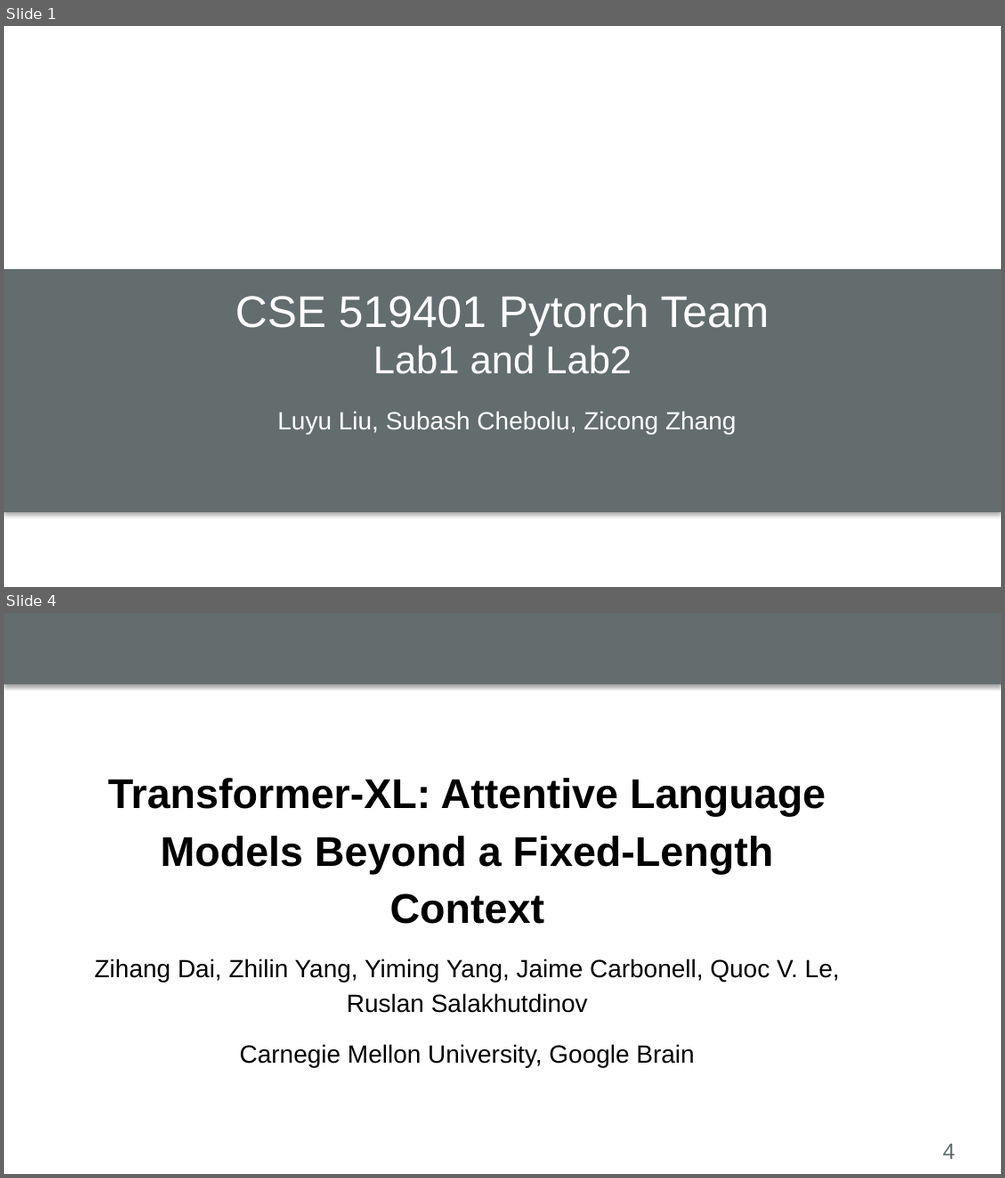
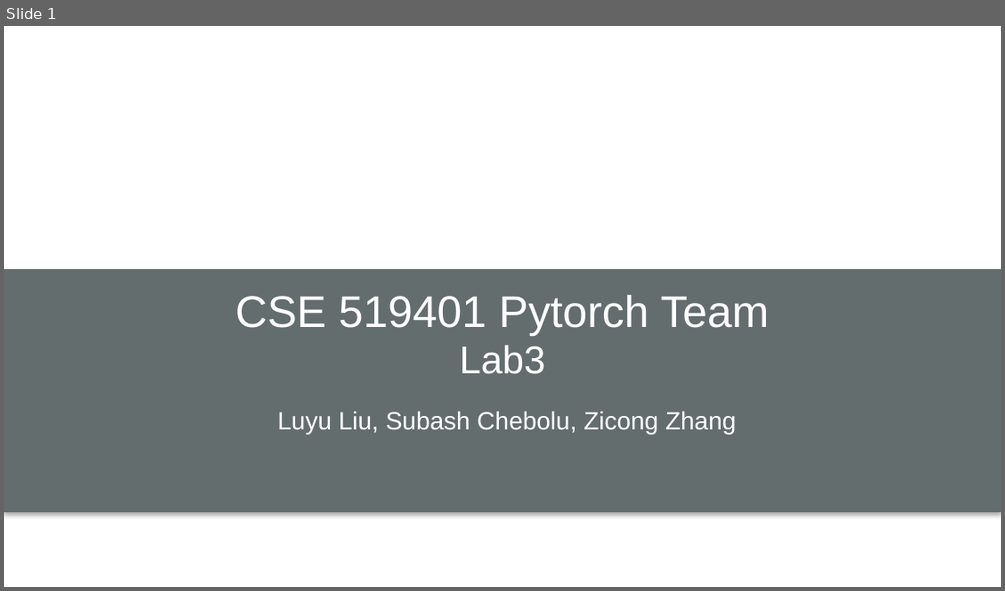
Before and after one commit to luyuliu/CSE-5194, a slide deck: labs/lab3/lab3_present.pptx. Shown one above the other, each under a label of ours: slides 1 and 4 before the commit, slide 1 after it; the slides between them are not shown. The pictures are 1005x1178 and 1005x591 pixels, drawn with LibreOffice and Linux fonts; fonts in the diff are those of the drawing; background and template pictures are left out. Boxes give left, top, right and bottom in pixels: in the first picture for what was removed or moved away, otherwise in the second. Text is boxed around its words. In the diff, an @@ line names an element or a change of style, - is before the commit and + after.

```diff
--- a/labs/lab3/lab3_present.pptx
+++ b/labs/lab3/lab3_present.pptx
@@ slide 4 removed at <box>4,613,1001,1174</box>, background #FFFFFF @@
@@ rectangle removed at <box>4,613,1001,685</box> @@
@@ text removed at <box>75,755,859,1115</box> @@
-Transformer-XL: Attentive Language Models Beyond a Fixed-Length Context
-Zihang Dai, Zhilin Yang, Yiming Yang, Jaime Carbonell, Quoc V. Le, Ruslan Salakhutdinov
-Carnegie Mellon University, Google Brain
@@ page number removed at <box>943,1143,955,1159</box> @@
-4
@@ slide 1 changed as well @@
@@ text at <box>460,345,546,374</box>: text changed @@
-Lab1 and Lab2
+Lab3
```
Also in this commit, not shown: 4 slides added, 3 other slides removed.
